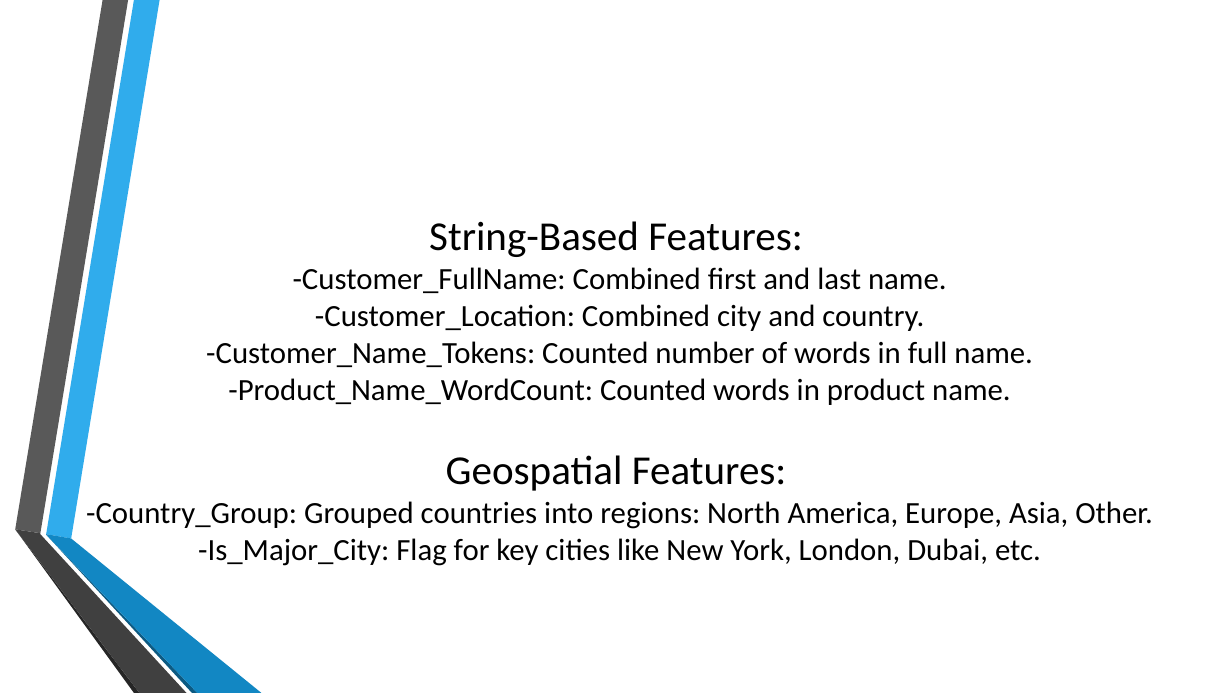
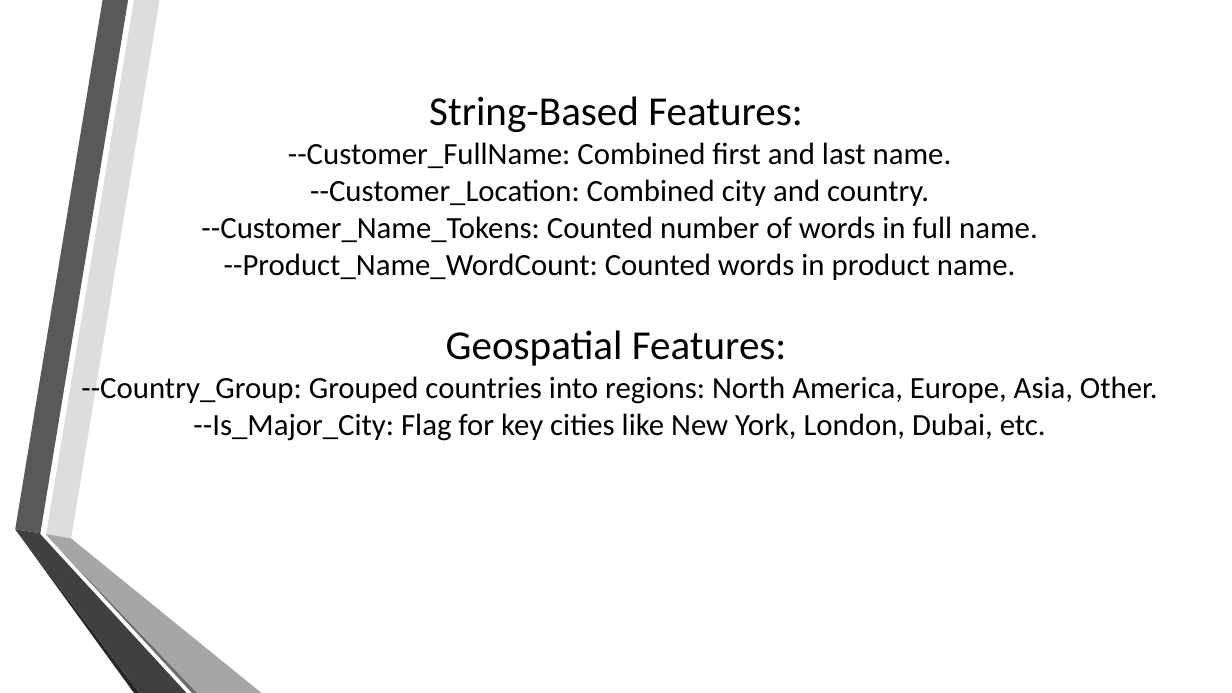
Before and after one commit to mariam530/supply-chain-project, a slide deck: slide 16 of New Microsoft PowerPoint Presentation.pptx. Drawn at 1232x693 pixels with LibreOffice and Linux fonts; fonts in the diff are those of the drawing; background and template pictures are left out. Boxes give left, top, right and bottom in pixels: in the first picture for what was removed or moved away, otherwise in the second. Text is boxed around its words. In the diff, an @@ line names an element or a change of style, - is before the commit and + after.

```diff
--- a/New Microsoft PowerPoint Presentation.pptx
+++ b/New Microsoft PowerPoint Presentation.pptx
@@ freeform shape at (46, 0, 160, 539): fill #30ACEC to #DDDDDD @@
@@ title at (81, 96, 1158, 441): text changed @@
-String-Based Features:
--Customer_FullName: Combined first and last name.
--Customer_Location: Combined city and country.
--Customer_Name_Tokens: Counted number of words in full name.
--Product_Name_WordCount: Counted words in product name.
-Geospatial Features:
--Country_Group: Grouped countries into regions: North America, Europe, Asia, Other.
--Is_Major_City: Flag for key cities like New York, London, Dubai, etc.
+String-Based Features:
+--Customer_FullName: Combined first and last name.
+--Customer_Location: Combined city and country.
+--Customer_Name_Tokens: Counted number of words in full name.
+--Product_Name_WordCount: Counted words in product name.
+Geospatial Features:
+--Country_Group: Grouped countries into regions: North America, Europe, Asia, Other.
+--Is_Major_City: Flag for key cities like New York, London, Dubai, etc.
@@ freeform shape at (46, 535, 198, 693): fill #0C5A82 to #6E6E6E @@
@@ freeform shape at (46, 534, 262, 693): fill #1287C3 to #A6A6A6 @@
```
Also in this commit, not shown: 33 other slides changed, 5 slides added.
